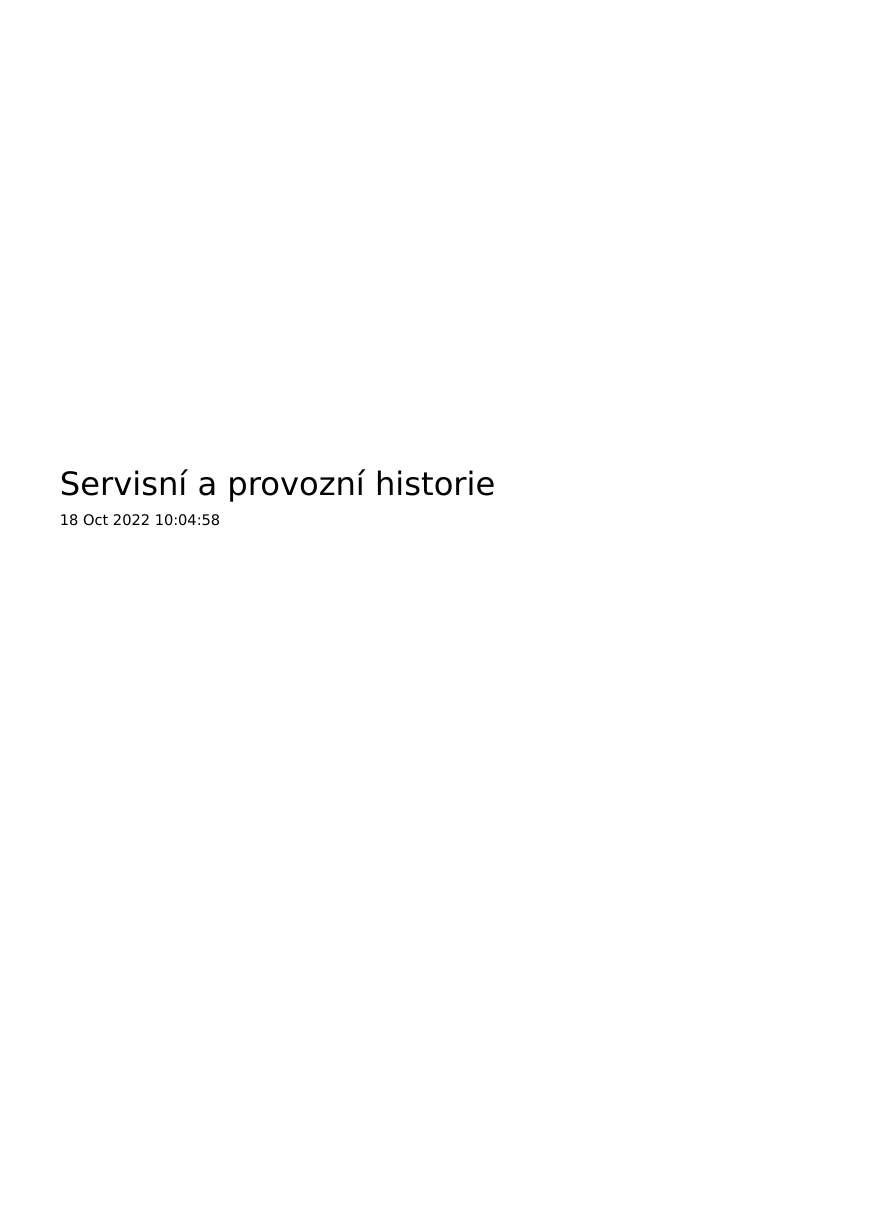
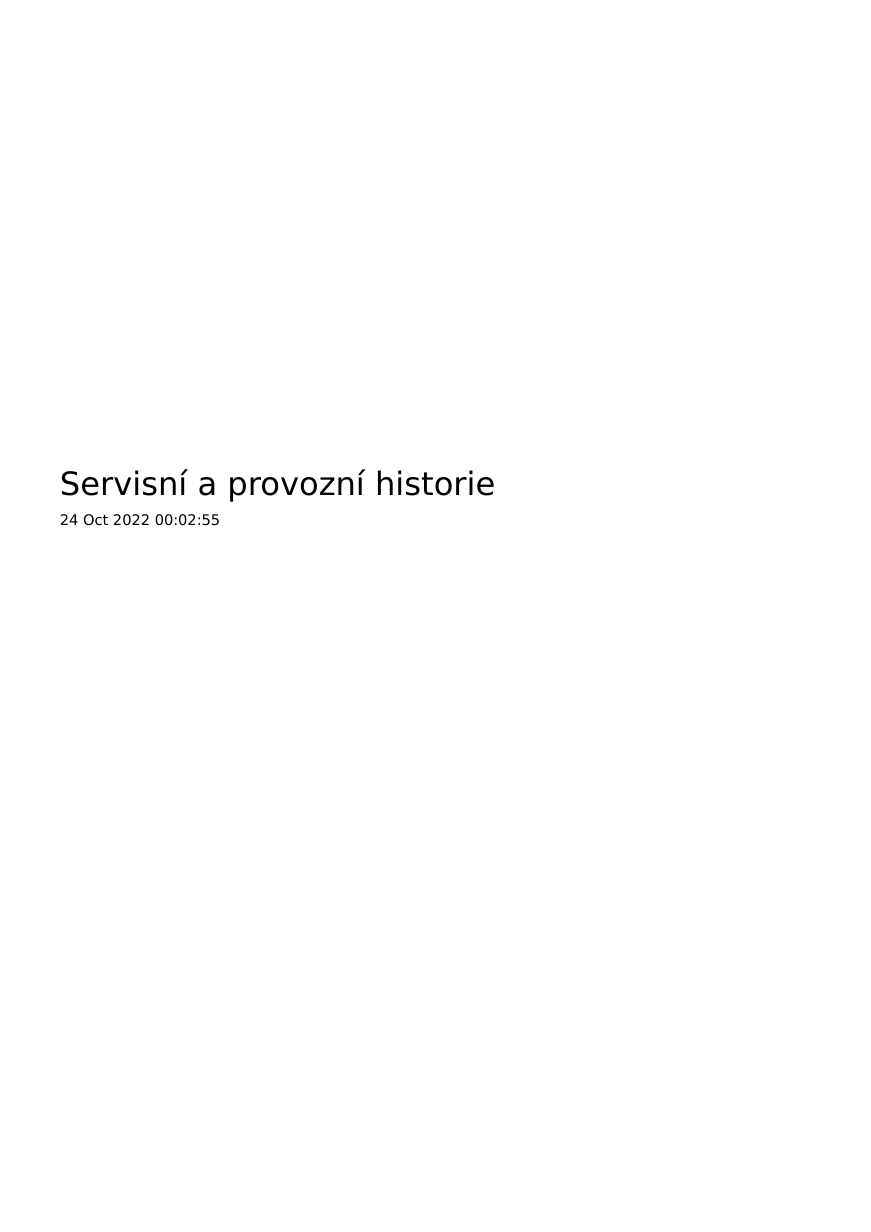
Before and after one commit to friedmannmartin/servisni_a_provozni_historie, a slide deck: slide 1 of report/jasper/servisni_a_provozni_historie.pptx. Drawn at 871x1232 pixels with LibreOffice and Linux fonts; fonts in the diff are those of the drawing; background and template pictures are left out. Boxes give left, top, right and bottom in pixels: in the first picture for what was removed or moved away, otherwise in the second. Text is boxed around its words. In the diff, an @@ line names an element or a change of style, - is before the commit and + after.

```diff
--- a/report/jasper/servisni_a_provozni_historie.pptx
+++ b/report/jasper/servisni_a_provozni_historie.pptx
@@ text at (60, 514, 221, 526): text changed @@
-18 Oct 2022 10:04:58
+24 Oct 2022 00:02:55
```
Also in this commit, not shown: 7 other slides changed, 24 other files.
